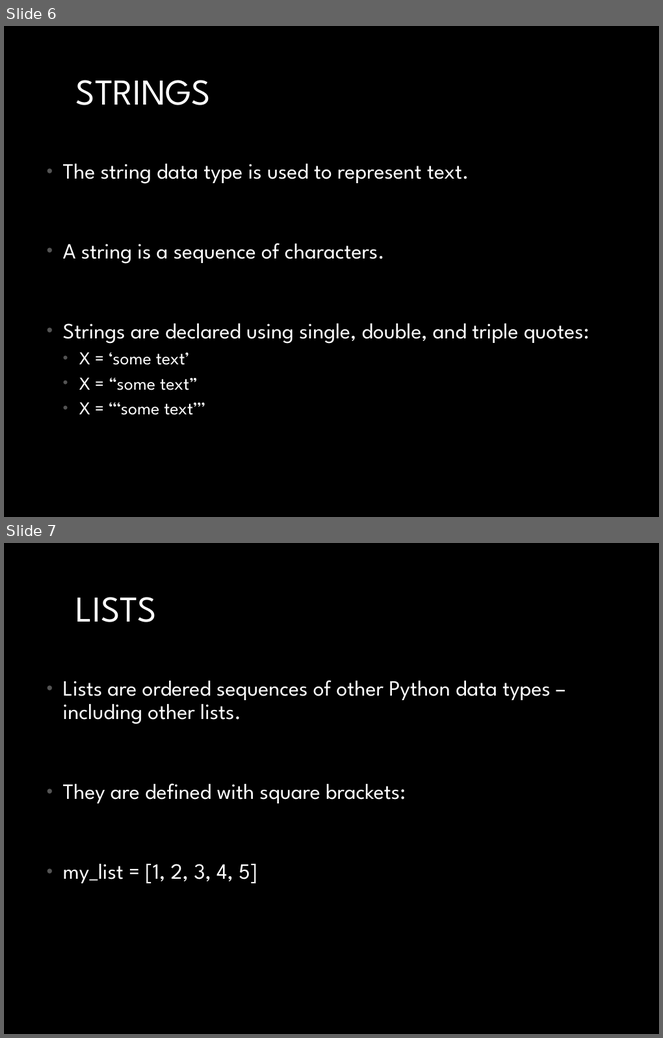
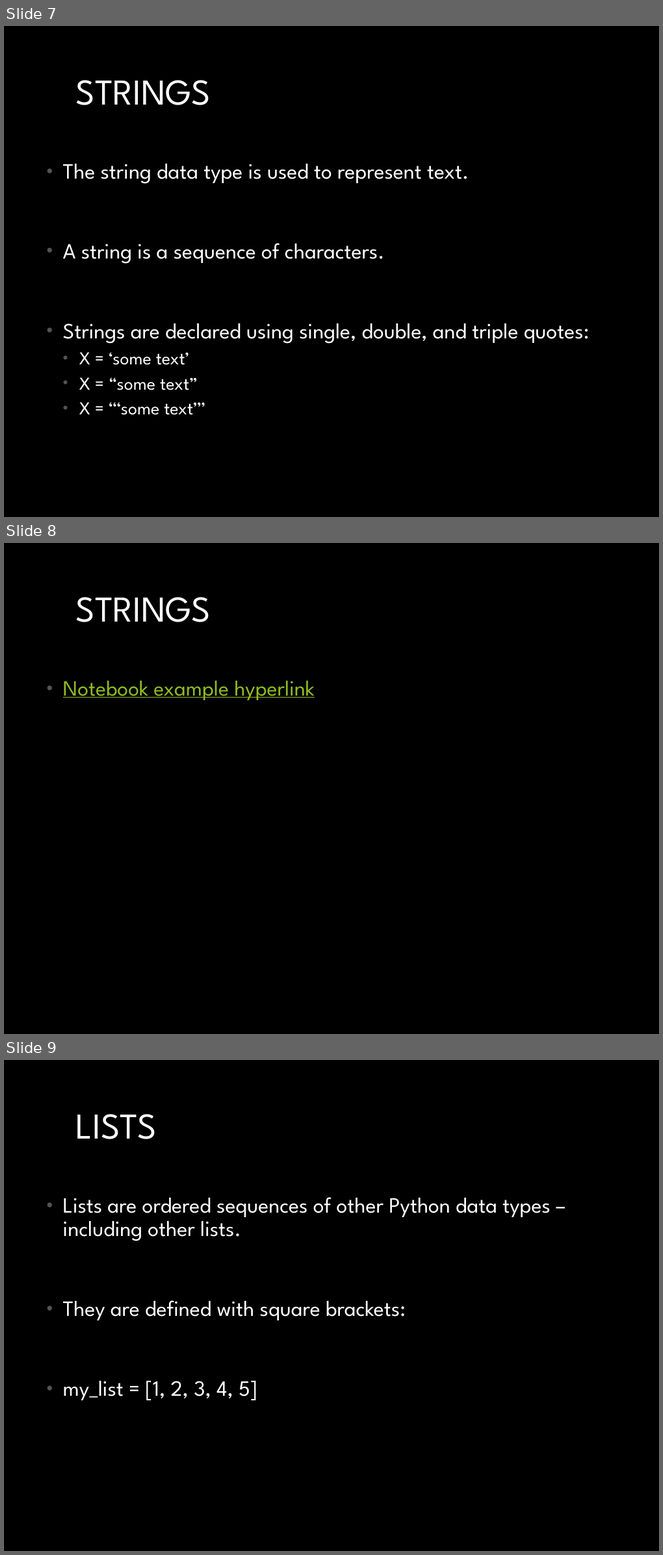
Before and after one commit to MichaelTroyer/Learning_Python_For_Fun_and_Profit, a slide deck: 3. Data Types/Python_Data_Types.pptx. Shown one above the other, each under a label of ours: slides 6 and 7 before the commit, slides 7, 8 and 9 after it. The pictures are 663x1038 and 663x1555 pixels, drawn with LibreOffice and Linux fonts; fonts in the diff are those of the drawing. Boxes give left, top, right and bottom in pixels: in the first picture for what was removed or moved away, otherwise in the second. Text is boxed around its words. In the diff, an @@ line names an element or a change of style, - is before the commit and + after.

Commit message:
added a better batch clip example

```diff
--- a/3. Data Types/Python_Data_Types.pptx
+++ b/3. Data Types/Python_Data_Types.pptx
@@ slide 8 added at box(4, 543, 659, 1034), background #000000 @@
@@ title added at box(76, 597, 211, 622), 40 pt, text #FFFFFF @@
+STRINGS
@@ text added at box(63, 681, 315, 700), 24 pt, text #90BB23, underline @@
+• Notebook example hyperlink
@@ what was slide 6 is now slide 7 @@
@@ what was slide 7 is now slide 9 @@
```
Also in this commit, not shown: 3 other slides added, 7 other files.
